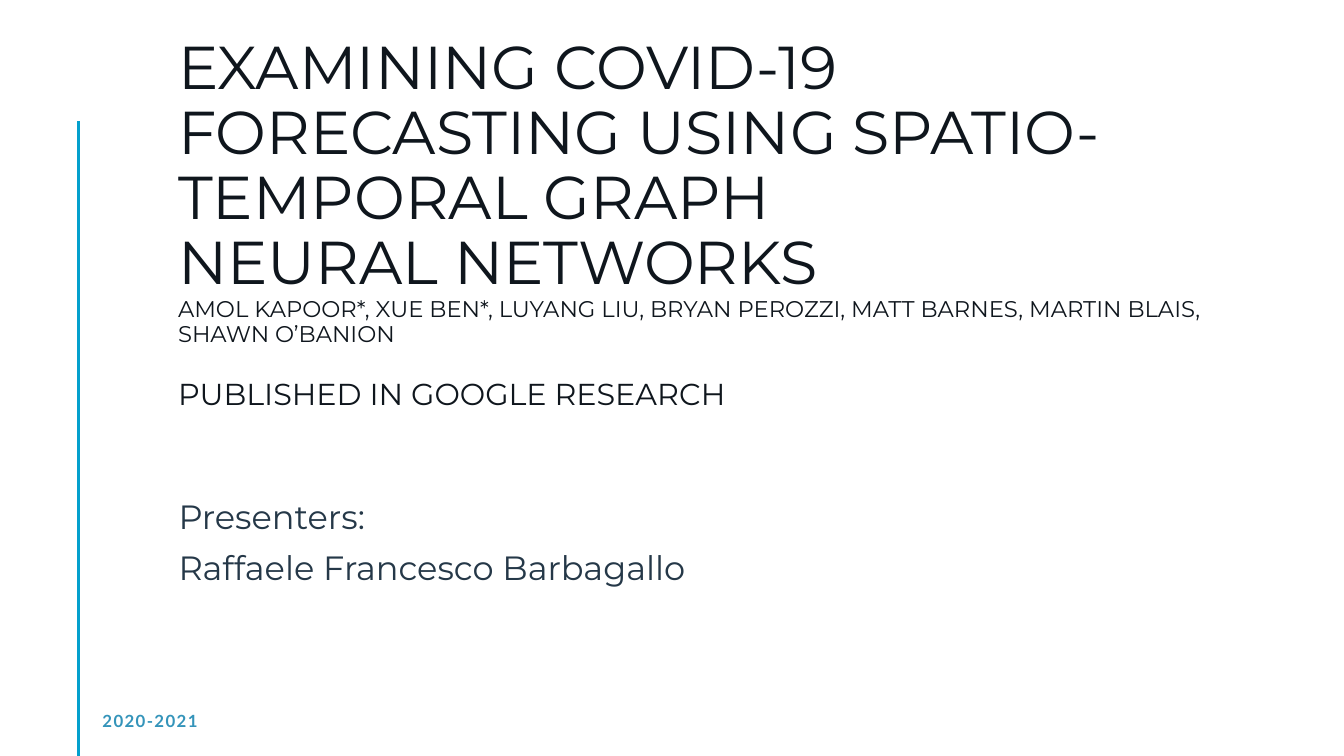
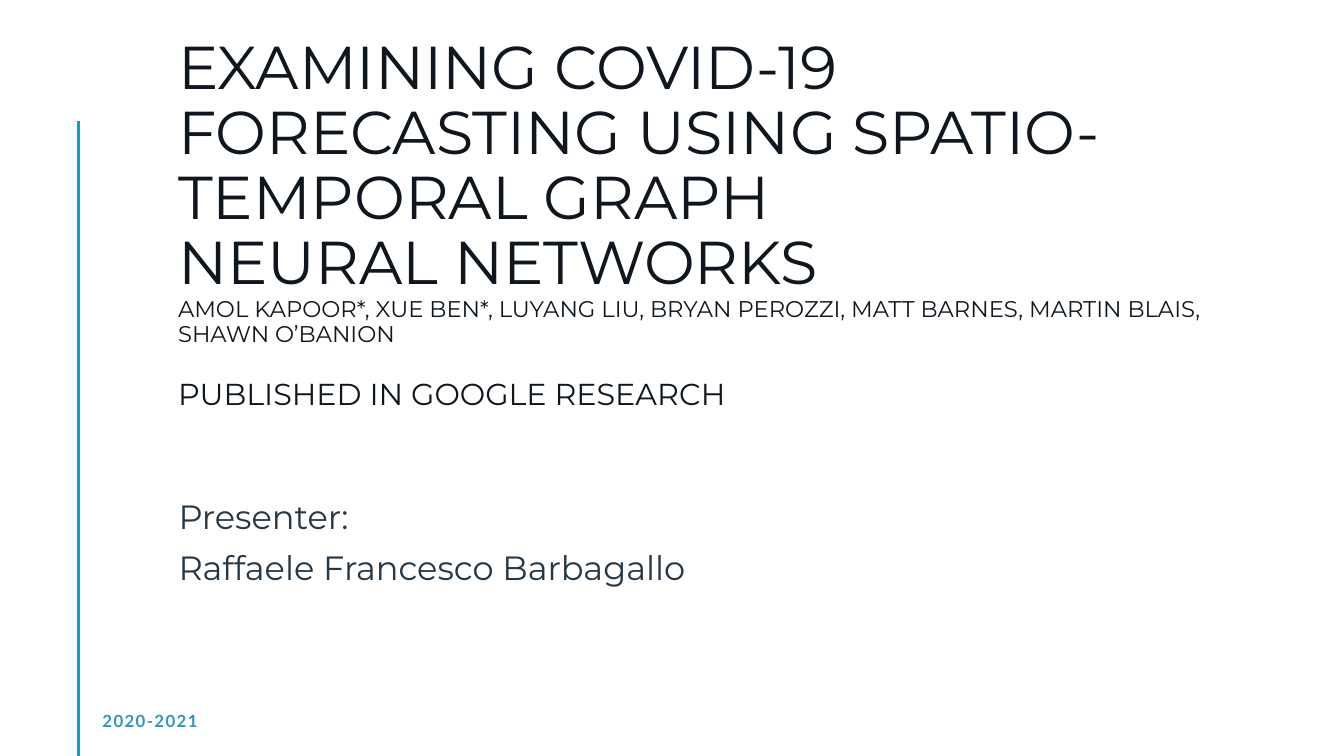
Before and after one commit to raffaeleb92/Presentation_GNN_COVID-19_Forecasting, a slide deck: slide 1 of 2021-Raffaele_Francesco_Barbagallo-COVID_19_Forecasting_GNN.pptx. Drawn at 1344x756 pixels with LibreOffice and Linux fonts; fonts in the diff are those of the drawing; background and template pictures are left out. Boxes give left, top, right and bottom in pixels: in the first picture for what was removed or moved away, otherwise in the second. Text is boxed around its words. In the diff, an @@ line names an element or a change of style, - is before the commit and + after.

Commit message:
I promise, this is the last time

```diff
--- a/2021-Raffaele_Francesco_Barbagallo-COVID_19_Forecasting_GNN.pptx
+++ b/2021-Raffaele_Francesco_Barbagallo-COVID_19_Forecasting_GNN.pptx
@@ text at [179, 505, 349, 529]: text changed @@
-Presenters:
+Presenter:
```
